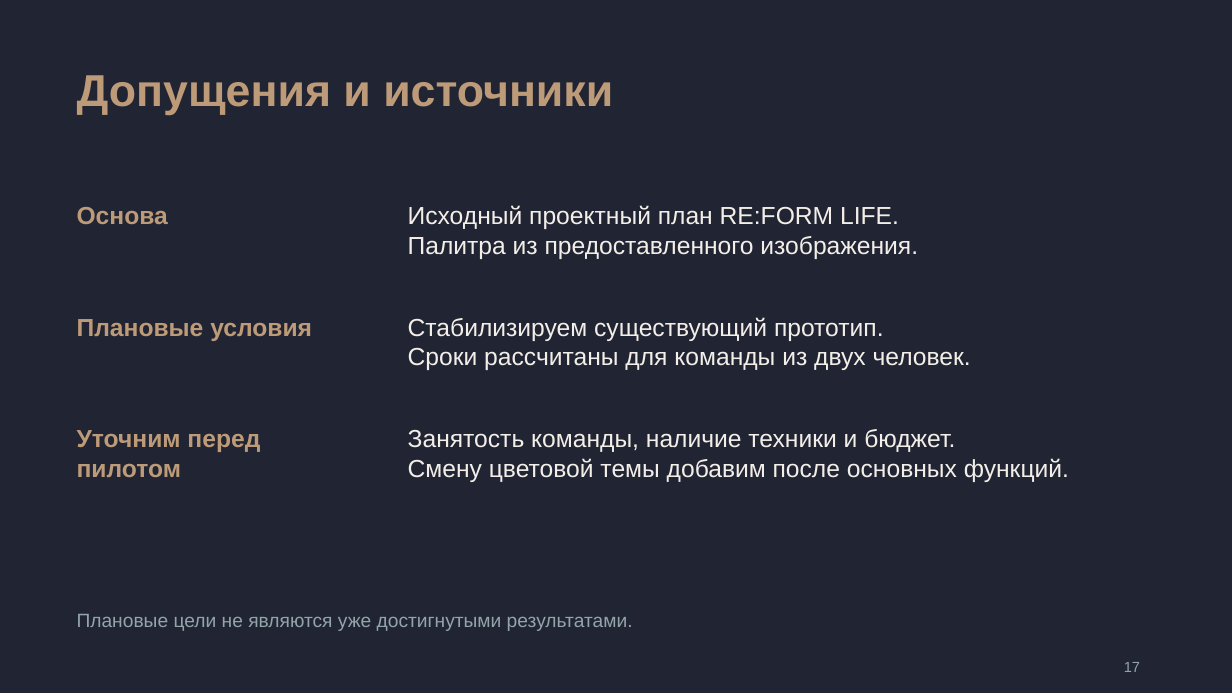
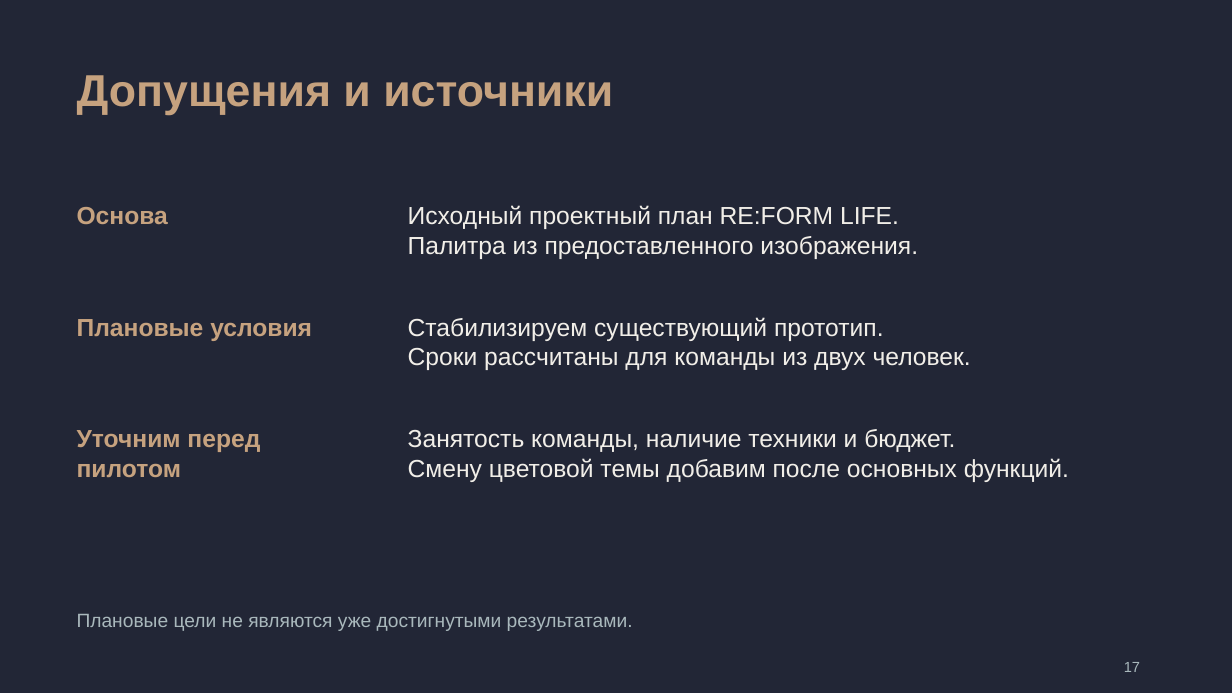
Before and after one commit to kartaamigo/RE-FORM-LIFE, a slide deck: slide 17 of docs/project-plan/RE_FORM_LIFE_simple.pptx. Drawn at 1232x693 pixels with LibreOffice and Linux fonts; fonts in the diff are those of the drawing. Boxes give left, top, right and bottom in pixels: in the first picture for what was removed or moved away, otherwise in the second. Text is boxed around its words. In the diff, an @@ line names an element or a change of style, - is before the commit and + after.

Commit message:
docs: match simplified deck colors to reference presentation

```diff
--- a/docs/project-plan/RE_FORM_LIFE_simple.pptx
+++ b/docs/project-plan/RE_FORM_LIFE_simple.pptx
@@ background #202433 to #222636 @@
@@ text "Плановые цели не являются уже ..." at bbox=[77, 614, 633, 631]: text colour #93A4AA to #A9B8BC @@
@@ text "17" at bbox=[1124, 662, 1140, 672]: text colour #93A4AA to #A9B8BC @@
```
Also in this commit, not shown: 16 other slides changed, 1 other file.
